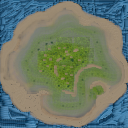
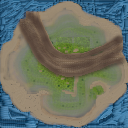
Comparing the layer stacks of the two 128 x 128 images. Changes:
painted on "heightmap2.png" over 16, 10, 128, 81
